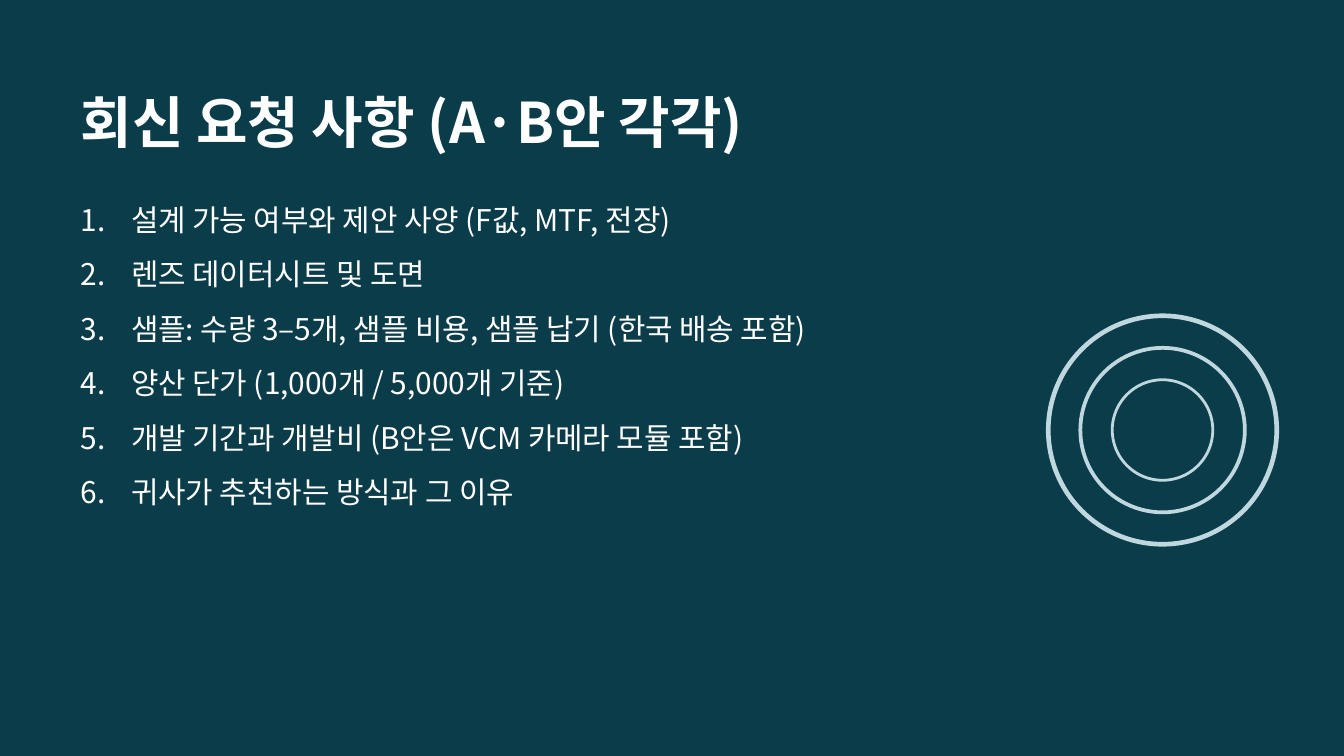
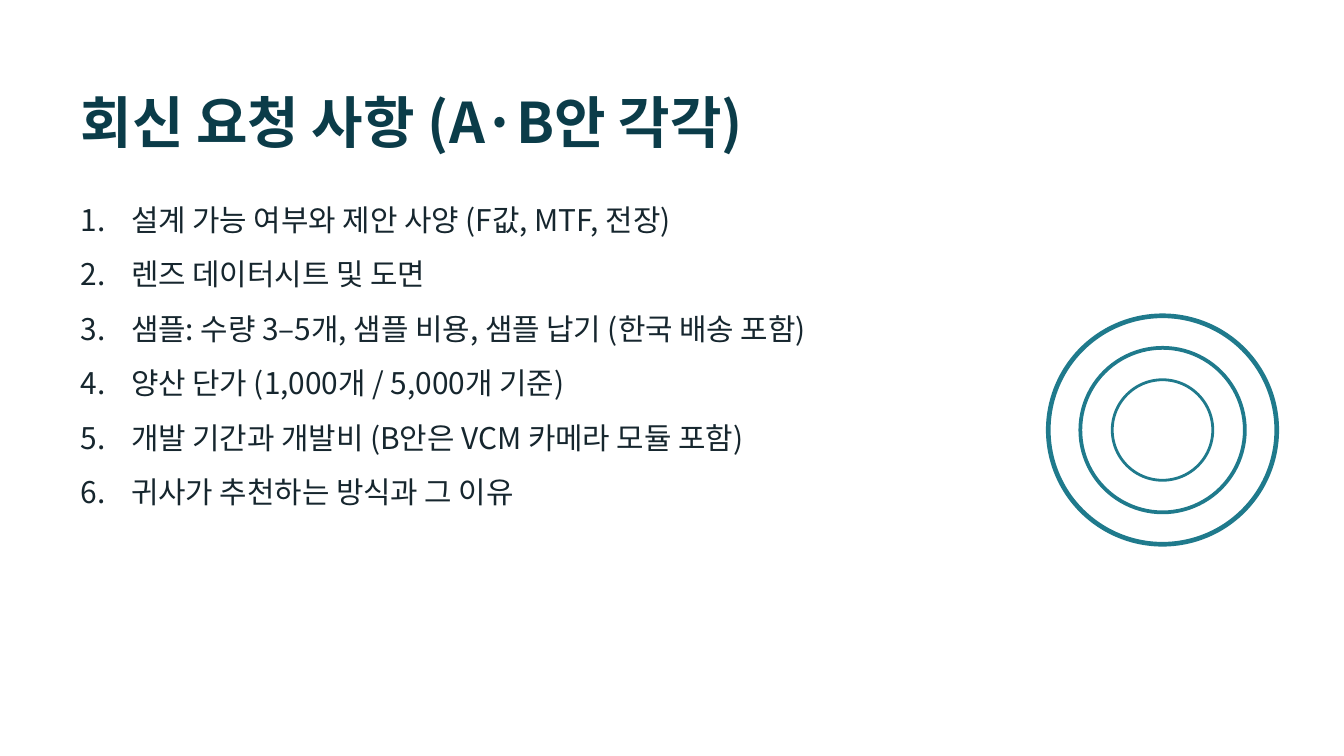
Before and after one commit to urisuni3325-ai/rv1106, a slide deck: slide 10 of docs/lens-rfq-imx708.pptx. Drawn at 1344x756 pixels with LibreOffice and Linux fonts; fonts in the diff are those of the drawing. Boxes give left, top, right and bottom in pixels: in the first picture for what was removed or moved away, otherwise in the second. Text is boxed around its words. In the diff, an @@ line names an element or a change of style, - is before the commit and + after.

```diff
--- a/docs/lens-rfq-imx708.pptx
+++ b/docs/lens-rfq-imx708.pptx
@@ background #0B3C49 to #FFFFFF @@
@@ title "회신 요청 사항 (A·B안 각각)" at box(81, 95, 743, 154): text colour #FFFFFF to #0B3C49 @@
@@ text "설계 가능 여부와 제안 사양 ..." at box(131, 206, 806, 506): text colour #FFFFFF to #16262E @@
@@ ellipse at box(1048, 316, 1277, 544): outline #BFD7DE 2.5 pt to #1F7A8C 2.5 pt @@
@@ ellipse at box(1081, 348, 1245, 512): outline #BFD7DE 2 pt to #1F7A8C 2 pt @@
@@ ellipse at box(1113, 380, 1214, 481): outline #BFD7DE 1.5 pt to #1F7A8C 1.5 pt @@
```
Also in this commit, not shown: 7 other slides changed.
